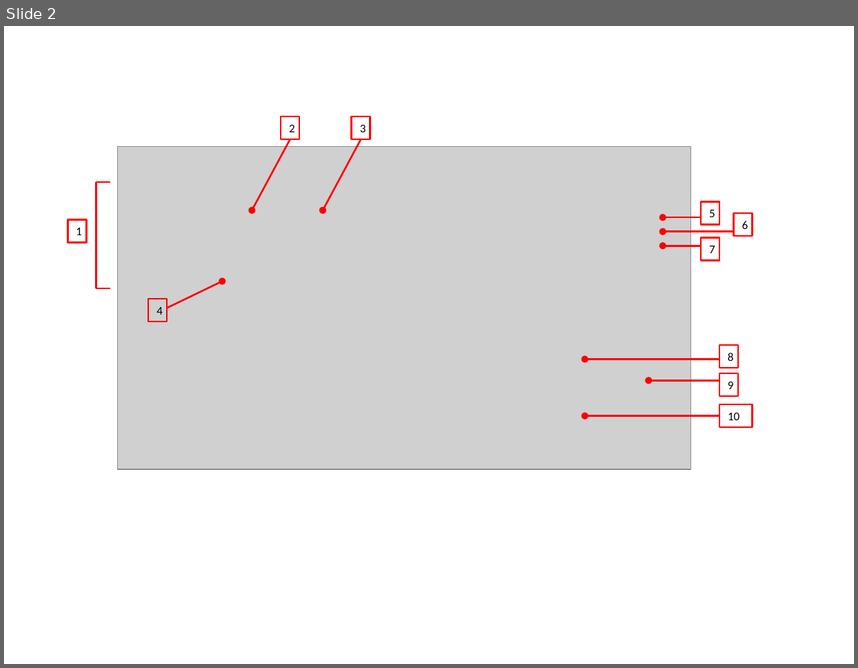
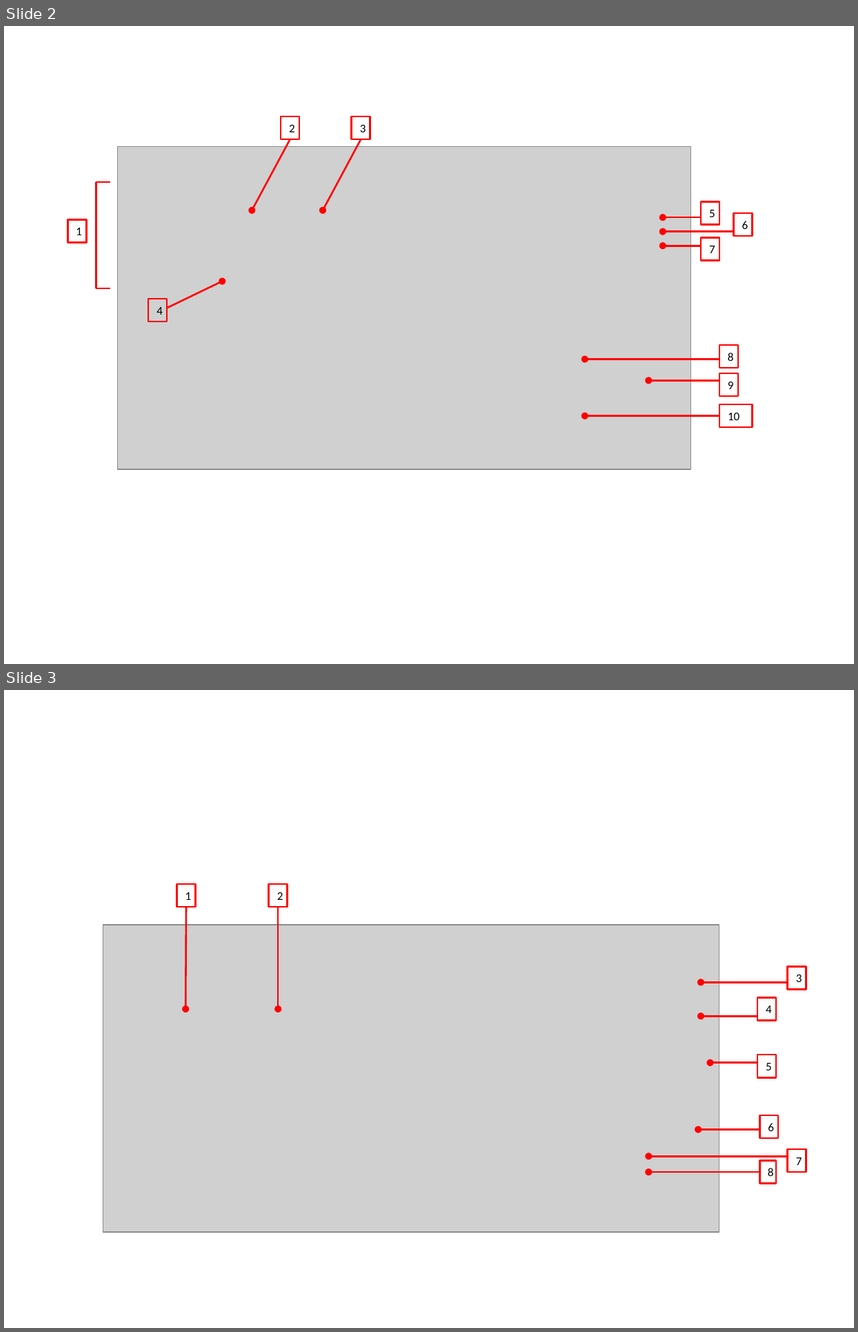
Before and after one commit to patricktaur/icon-ddas, a slide deck: Documents/Technical/Help/UserManual/New Microsoft PowerPoint Presentation.pptx. Shown one above the other, each under a label of ours: slide 2 before the commit, slides 2 and 3 after it. The pictures are 858x668 and 858x1332 pixels, drawn with LibreOffice and Linux fonts; fonts in the diff are those of the drawing; grey boxes stand for pictures. Boxes give left, top, right and bottom in pixels: in the first picture for what was removed or moved away, otherwise in the second. Text is boxed around its words. In the diff, an @@ line names an element or a change of style, - is before the commit and + after.

```diff
--- a/Documents/Technical/Help/UserManual/New Microsoft PowerPoint Presentation.pptx
+++ b/Documents/Technical/Help/UserManual/New Microsoft PowerPoint Presentation.pptx
@@ slide 3 added at (4,690,854,1328), background #FFFFFF @@
@@ rectangle added at (176,884,195,907), outline #FF0000 1.5 pt, 10 pt, text #000000 @@
+1
@@ rectangle added at (268,884,287,907), outline #FF0000 1.5 pt, 10 pt, text #000000 @@
+2
@@ arrow added from (642, 888) to (642, 888), #FF0000 1.5 pt @@
@@ arrow added from (186, 907) to (186, 1009), #FF0000 1.5 pt @@
@@ arrow added from (278, 907) to (278, 1009), #FF0000 1.5 pt @@
@@ picture added at (103,925,720,1232) @@
@@ rectangle added at (788,966,806,989), outline #FF0000 1.5 pt, 10 pt, text #000000 @@
+3
@@ arrow added from (788, 983) to (701, 983), #FF0000 1.5 pt @@
@@ rectangle added at (757,998,776,1021), outline #FF0000 1.5 pt, 10 pt, text #000000 @@
+4
@@ arrow added from (757, 1016) to (701, 1016), #FF0000 1.5 pt @@
@@ rectangle added at (757,1055,776,1078), outline #FF0000 1.5 pt, 10 pt, text #000000 @@
+5
@@ arrow added from (757, 1063) to (711, 1063), #FF0000 1.5 pt @@
@@ rectangle added at (760,1115,778,1138), outline #FF0000 1.5 pt, 10 pt, text #000000 @@
+6
@@ arrow added from (760, 1130) to (699, 1130), #FF0000 1.5 pt @@
@@ arrow added from (788, 1156) to (648, 1156), #FF0000 1.5 pt @@
@@ rectangle added at (760,1160,776,1183), outline #FF0000 1.5 pt, 10 pt, text #000000 @@
+8
@@ rectangle added at (788,1149,806,1172), outline #FF0000 1.5 pt, 10 pt, text #000000 @@
+7
@@ arrow added from (760, 1172) to (648, 1172), #FF0000 1.5 pt @@
```
Also in this commit, not shown: 1 other slide added, 34 other files.
